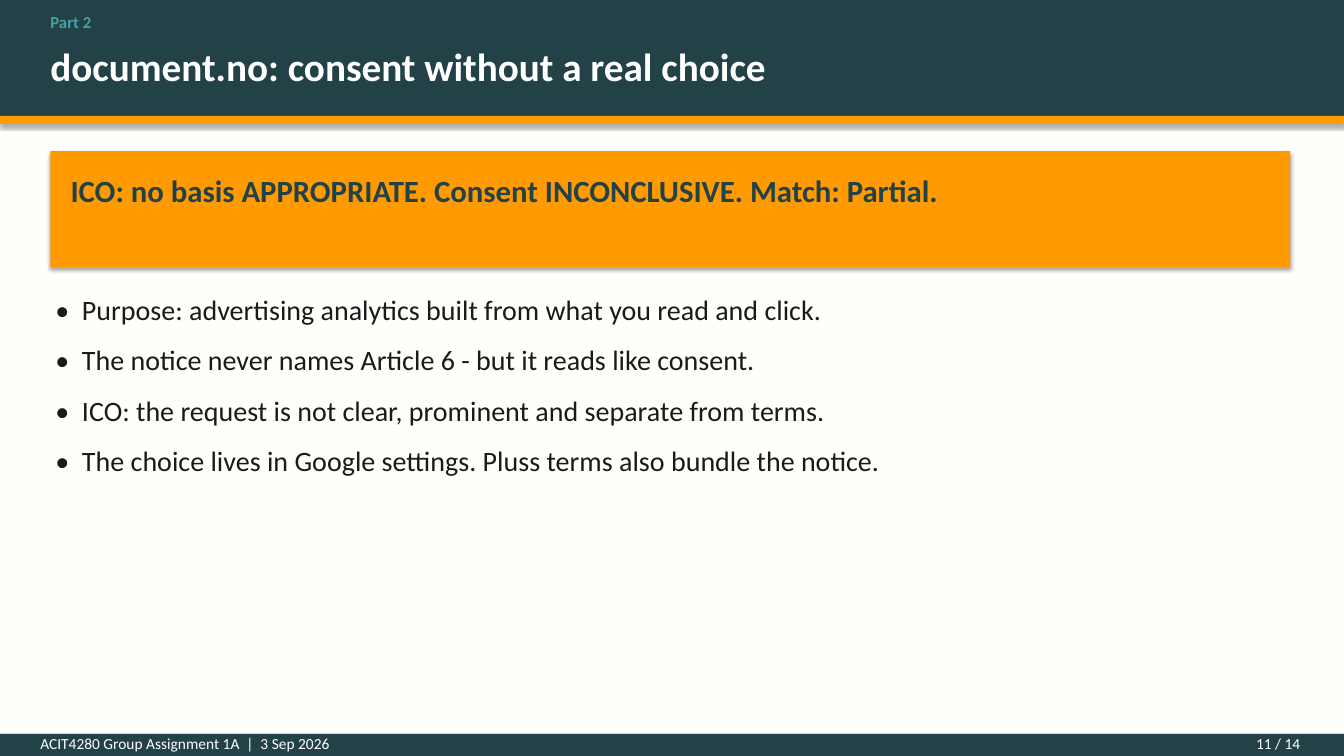
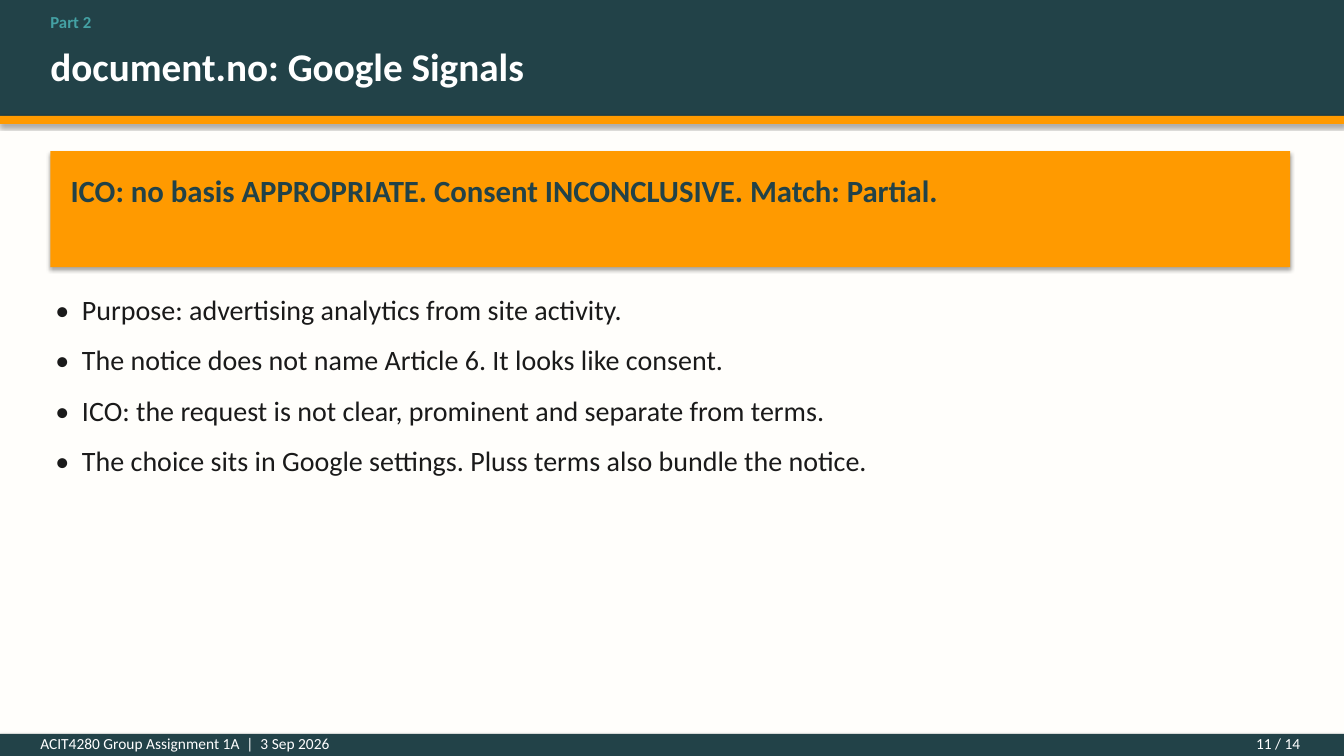
Before and after one commit to kasa031/Bacheloroppgave, a slide deck: slide 11 of ACIT4280_1A_presentation.pptx. Drawn at 1344x756 pixels with LibreOffice and Linux fonts; fonts in the diff are those of the drawing. Boxes give left, top, right and bottom in pixels: in the first picture for what was removed or moved away, otherwise in the second. Text is boxed around its words. In the diff, an @@ line names an element or a change of style, - is before the commit and + after.

```diff
--- a/ACIT4280_1A_presentation.pptx
+++ b/ACIT4280_1A_presentation.pptx
@@ text at (50,53,524,88): text changed @@
-document.no: consent without a real choice
+document.no: Google Signals
@@ text at (82,300,723,371): text changed @@
-• Purpose: advertising analytics built from what you read and click.
-• The notice never names Article 6 - but it reads like consent.
+• Purpose: advertising analytics from site activity.
+• The notice does not name Article 6. It looks like consent.
@@ text at (82,451,867,476): text changed @@
-• The choice lives in Google settings. Pluss terms also bundle the notice.
+• The choice sits in Google settings. Pluss terms also bundle the notice.
```
Also in this commit, not shown: 13 other slides changed, 4 other files.
